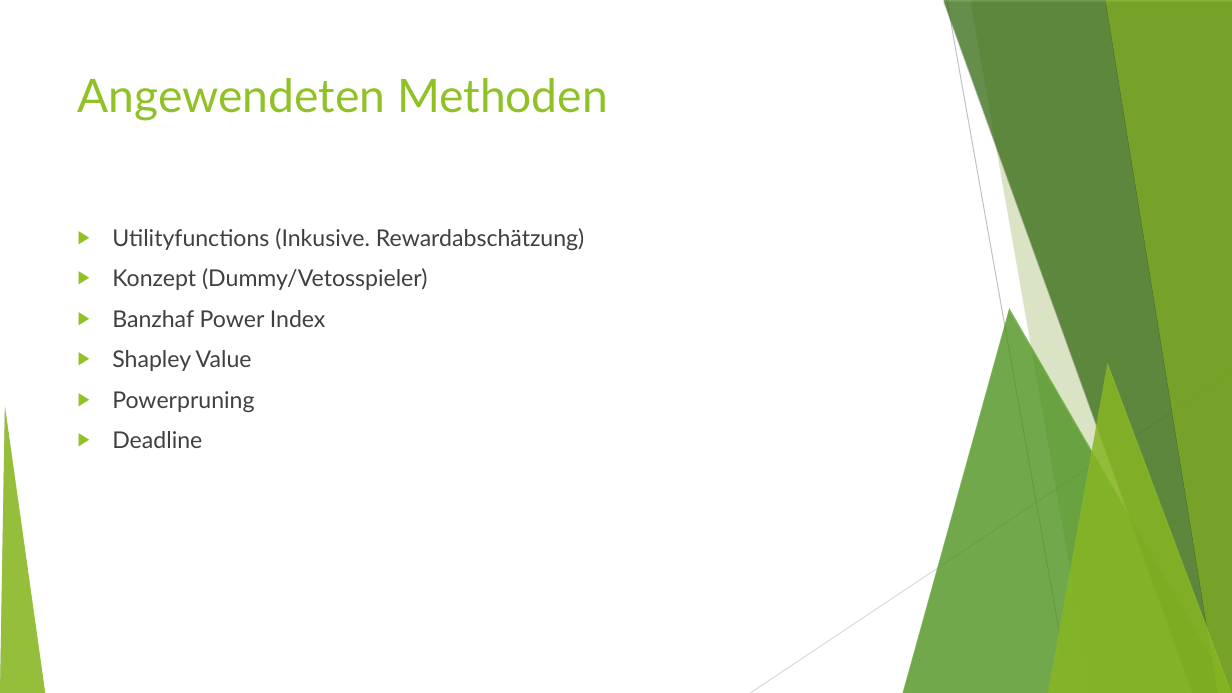
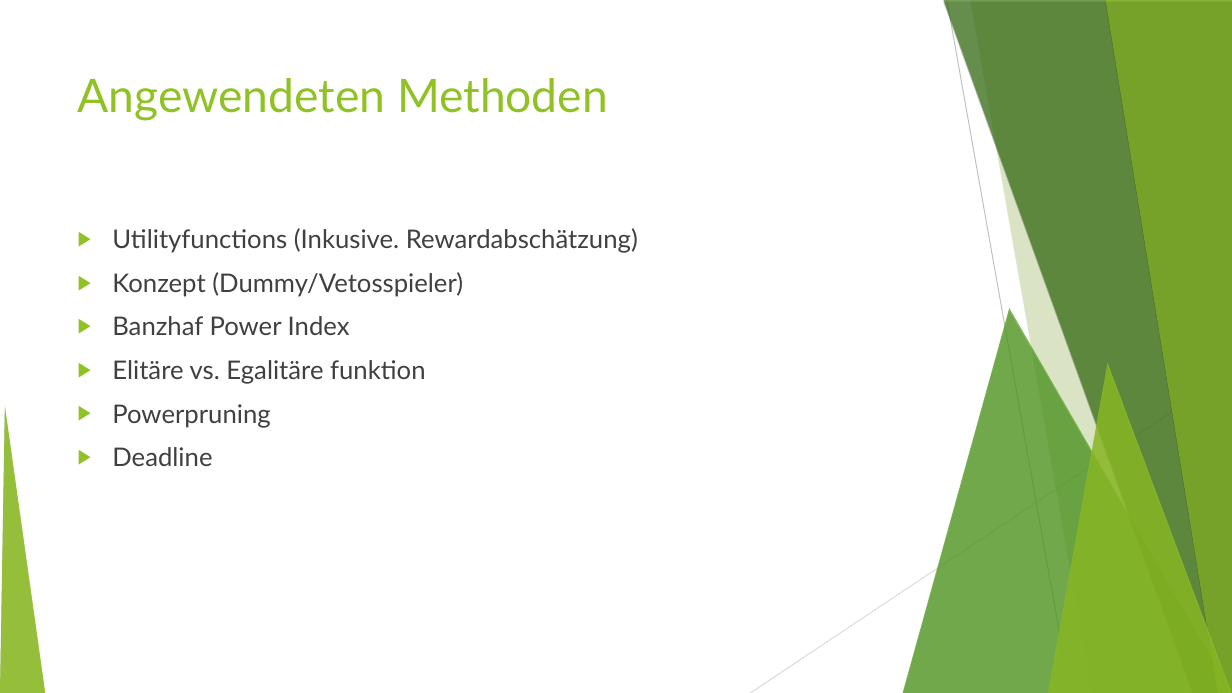
Before and after one commit to MFizz/AiF, a slide deck: slide 7 of Abschluss/alt.odp (slide 6 before the commit). Drawn at 1232x693 pixels with LibreOffice and Linux fonts; fonts in the diff are those of the drawing. Boxes give left, top, right and bottom in pixels: in the first picture for what was removed or moved away, otherwise in the second. Text is boxed around its words. In the diff, an @@ line names an element or a change of style, - is before the commit and + after.

```diff
--- a/Abschluss/alt.odp
+++ b/Abschluss/alt.odp
@@ text at (112,228,638,466): size 18 to 20 pt in "Utilityfunctions (Inkusive. Rewardabschätzung)", "Konzept (Dummy/Vetosspieler)", "Banzhaf Power Index", "Powerpruning" and 1 more places @@
@@ text at (112,360,425,384): text changed; size 18 to 20 pt @@
-▶ Shapley Value
+▶ Elitäre vs. Egalitäre funktion
```
Also in this commit, not shown: 9 other slides changed, 6 slides added, 3 slides removed.
